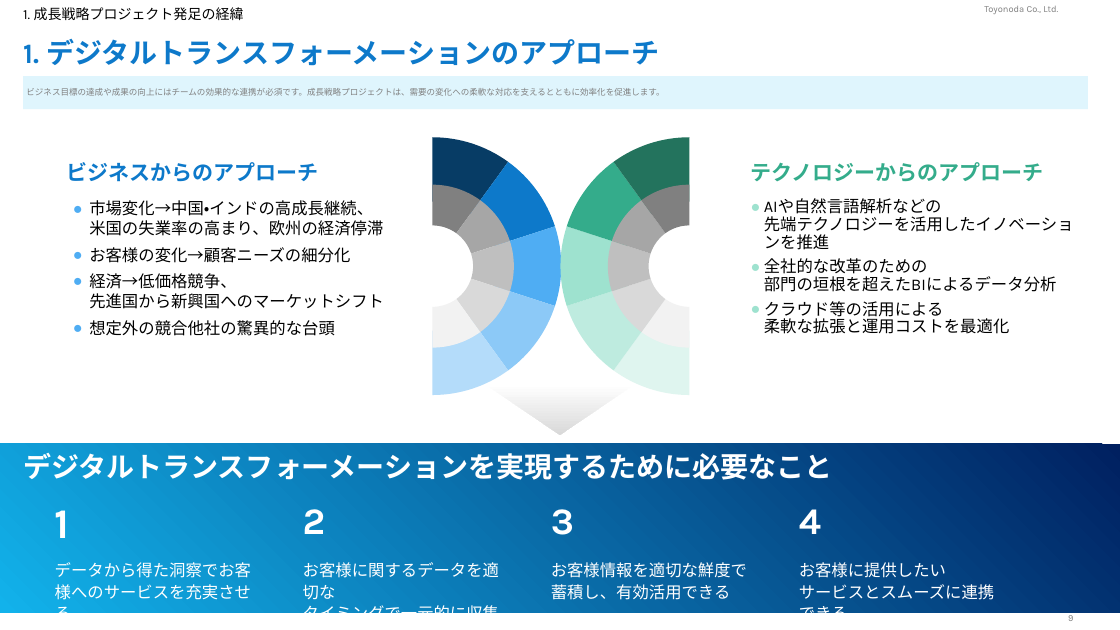
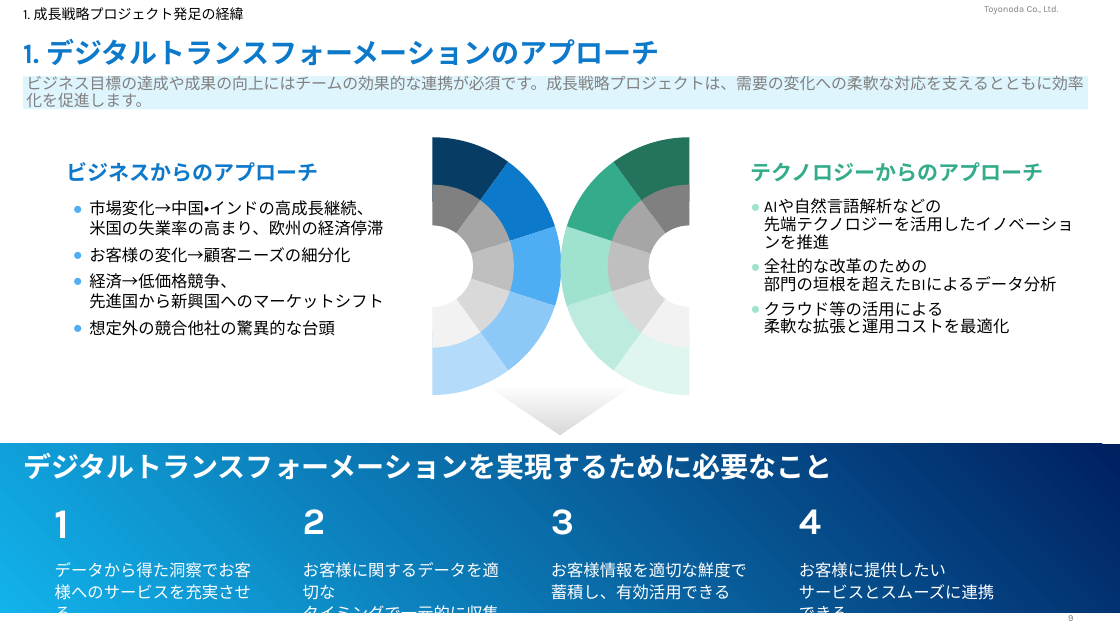
Before and after one commit to carreraastra/PBL01, a slide deck: slide 9 of PBL04_演習5_m.kiyo.pptx. Drawn at 1120x630 pixels with LibreOffice and Linux fonts; fonts in the diff are those of the drawing; background and template pictures are left out. Boxes give left, top, right and bottom in pixels: in the first picture for what was removed or moved away, otherwise in the second. Text is boxed around its words. In the diff, an @@ line names an element or a change of style, - is before the commit and + after.

```diff
--- a/PBL04_演習5_m.kiyo.pptx
+++ b/PBL04_演習5_m.kiyo.pptx
@@ rectangle "ビジネス目標の達成や成果の向上にはチームの効果的な連携が必須です。成長戦略プロジェクトは、需要の変化への柔軟な対応を支え ..." at box(24, 76, 1089, 109): size 7.3 to 13.6 pt @@
```
Also in this commit, not shown: 4 other slides changed.
